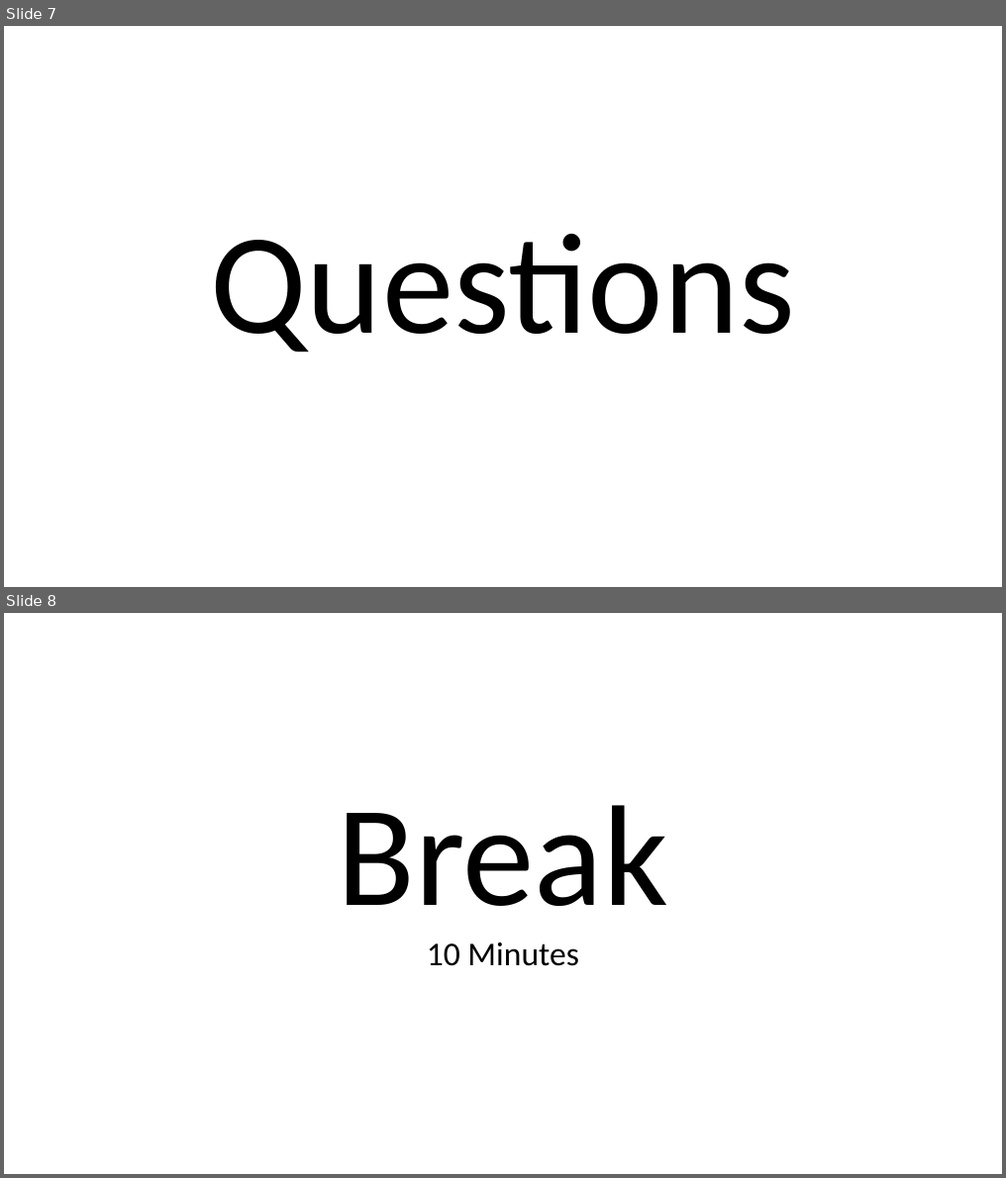
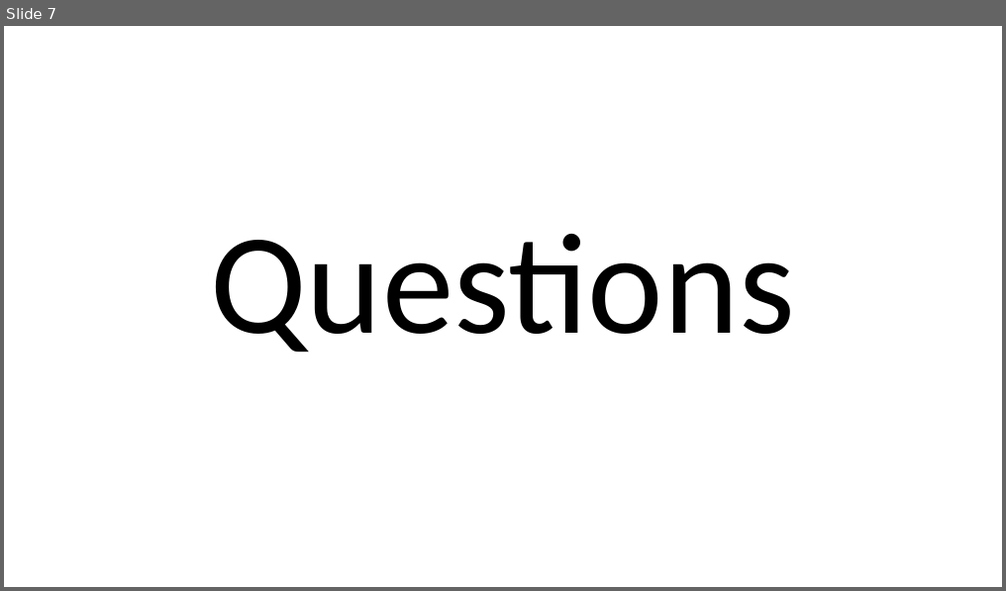
Before and after one commit to fydexx/HECC-2018, a slide deck: Part_02/Section03.pptx. Shown one above the other, each under a label of ours: slides 7 and 8 before the commit, slide 7 after it. The pictures are 1006x1178 and 1006x591 pixels, drawn with LibreOffice and Linux fonts; fonts in the diff are those of the drawing. Boxes give left, top, right and bottom in pixels: in the first picture for what was removed or moved away, otherwise in the second. Text is boxed around its words. In the diff, an @@ line names an element or a change of style, - is before the commit and + after.

```diff
--- a/Part_02/Section03.pptx
+++ b/Part_02/Section03.pptx
@@ slide 8 removed at bbox=[4, 613, 1002, 1174], background #FFFFFF @@
@@ title removed at bbox=[338, 805, 668, 966] @@
-Break
-10 Minutes
```
Also in this commit, not shown: 2 slides added.
